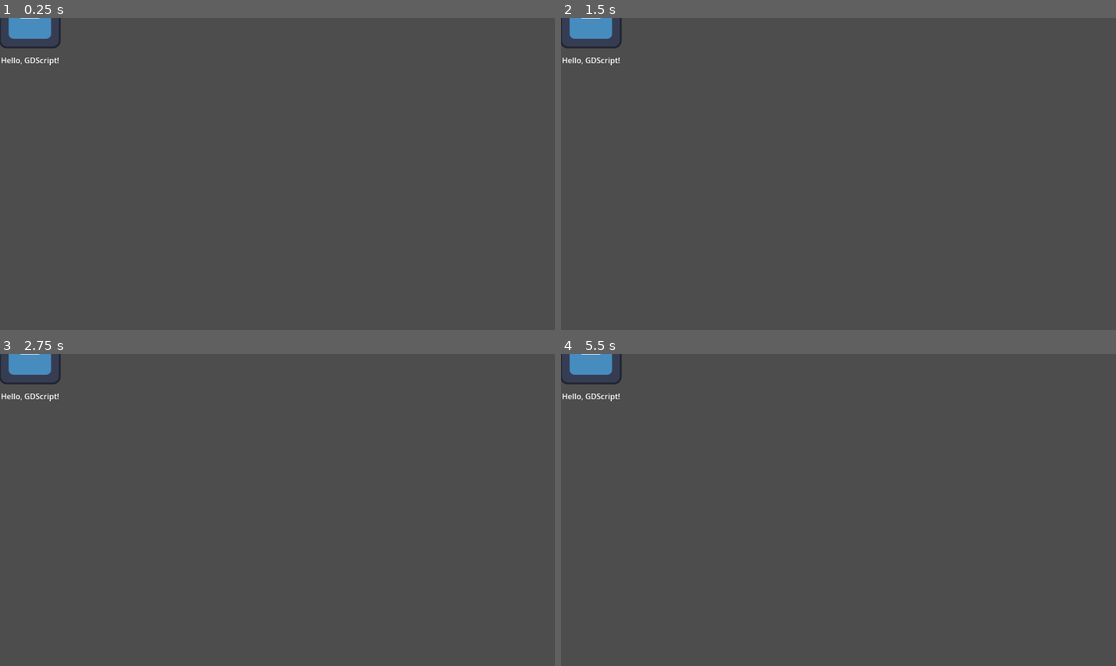
Above: before the commit, frames 1-4 (two rows, left to right).
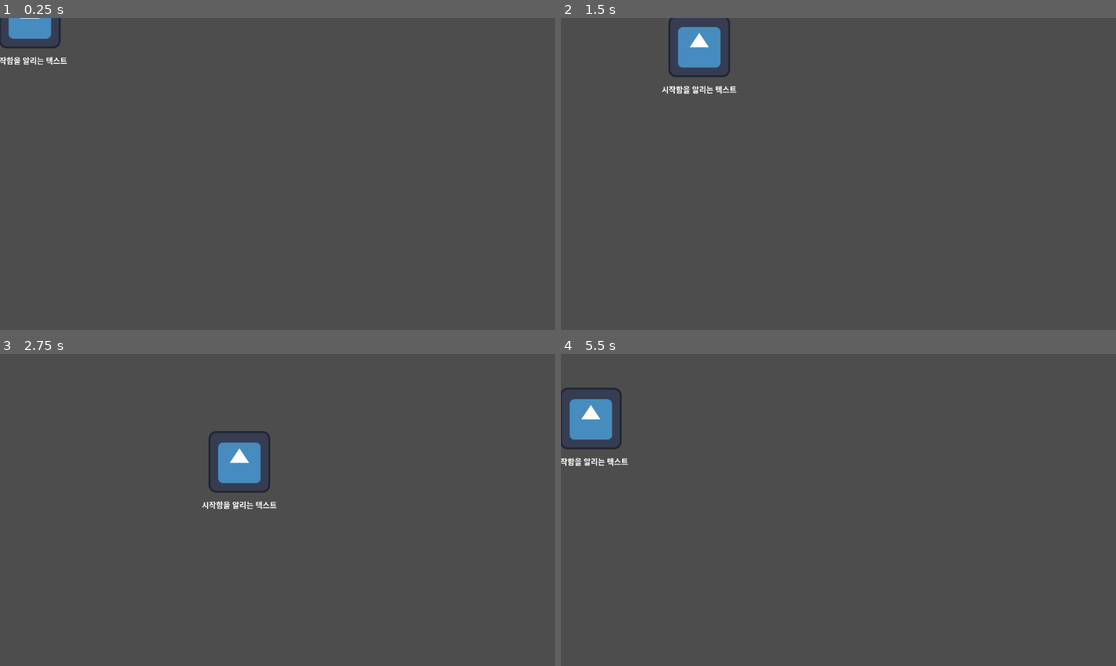
Above: after the commit, the same moments.

Repository: newplayer4868/Godot_Edu
Game: Godot game, scene res://Player.tscn
Two runs of this game, one before a commit and one after it. Both use one fixed random seed, a clock stepped at 60 frames per second and the inputs below. The project has no main scene, so this scene is started directly. The engine's default icon, where the game draws it, is replaced by a stand-in: a white triangle on a blue panel in a dark square.
Inputs:
- Up to frame 1 (0.25 s): no input
- Up to frame 2 (1.5 s): tap Enter at 0.5 s; hold Right (ui_right) 0.53-1.28 s; hold Down (ui_down) from 1.28 s (still down)
- Up to frame 3 (2.75 s): release Down (ui_down) at 2.03 s; hold Right (ui_right) from 2.03 s (still down)
- Up to frame 4 (5.5 s): release Right (ui_right) at 2.78 s; hold Up (ui_up) 2.78-3.53 s; hold Left (ui_left) 3.53-5.03 s; hold Down (ui_down) from 5.03 s (still down)

The runs differ from the first frame. In frame 1, 0.2% of the frame differs, in the area x 0-13%, y 12-16%; in frame 2, 2.1%; in frame 3, 2.2%, in the area x 0-50%, y 0-50%; in frame 4, 2.2%.

Commit message:
process 사용법과 방향키 지정을 통한 이동 시연

Diff:
--- a/player.gd
+++ b/player.gd
@@ -1,14 +1,17 @@
 extends Node2D
+# 초당 이동 픽셀 수
+# 전역 변수? 같은 느낌으로 선언하고 끌어다 쓰는듯
+var speed = 300
 
-#이건 단순 한번 실행
+
 func _ready():
-	print("시스템 준비 완료!")
+	$Sprite2D/Label.text = "시작함을 알리는 텍스트"
 
-	# 다른 언어랑 똑같이 $이걸로 개체 선택하는 거임
-	# $개체.개체속성
-	# 이경우는 스프라이트 2d의 자식 label의 속성 text를 수정한것
-	$Sprite2D/Label.text = "Hello, GDScript!"
+func _process(delta):
+	# 키가 눌려있다면 좌표 증감
+	#delta를 곱하면 기기 성능 따라 퍼포먼스 차이가 안일어난다고 함
 
-#여기는 반복 실행
-func _process(delta):
-	pass
+	if Input.is_action_pressed("ui_right"):position.x += speed * delta
+	if Input.is_action_pressed("ui_left"):position.x -= speed * delta
+	if Input.is_action_pressed("ui_down"):position.y += speed * delta
+	if Input.is_action_pressed("ui_up"):position.y -= speed * delta
